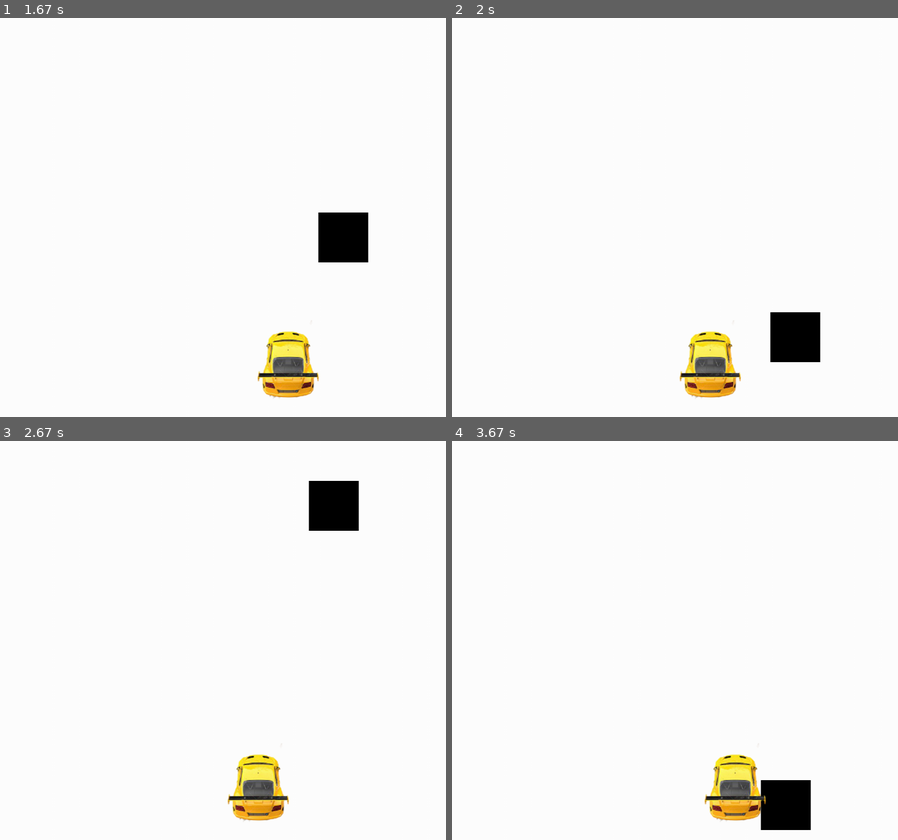
Above: before the commit, frames 1-4 (two rows, left to right).
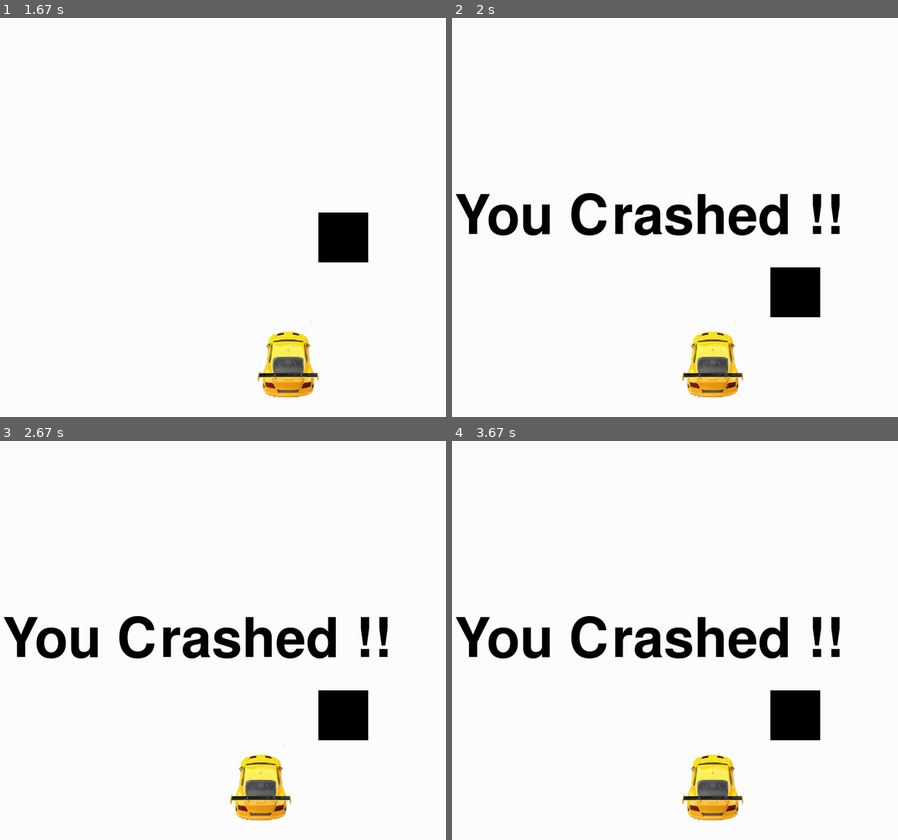
Above: after the commit, the same moments.

Repository: aryamanak10/100-Days-of-ML
Game: pygame game, started from Week 2 - Game Development - PyGame/Game.py
Two runs of this game, one before a commit and one after it. Both use one fixed random seed, a clock stepped at 60 frames per second and the inputs below.
Inputs:
- Up to frame 1 (1.67 s): hold Right 0.33-0.8 s; hold Right 0.83-1.3 s; hold Left from 1.33 s (still down)
- Up to frame 2 (2 s): release Left at 1.87 s
- Up to frame 3 (2.67 s): no input
- Up to frame 4 (3.67 s): hold Right from 3.5 s (still down)

Frame 1 is identical in both runs. In frame 2, 7.0% of the frame differs, in the area x 0-87%, y 43-96%; in frame 3, 7.3%; in frame 4, 8.7%, in the area x 0-87%, y 43-98%.

Commit message:
Crashing into Obstacles Logic

Diff:
--- a/Week 2 - Game Development - PyGame/Game.py
+++ b/Week 2 - Game Development - PyGame/Game.py
@@ -88,6 +88,13 @@
             thing_starty = 0 - thing_height
             thing_startx = random.randrange(0, display_width)
 
+        if y < thing_starty + thing_height:
+            print('Step 1')
+
+            if x > thing_startx and x < thing_startx + thing_width or x + car_width > thing_startx and x + car_width < thing_startx + thing_width:
+                print("X Crossover")
+                crash()
+
         pygame.display.update()
         clock.tick(60)
 
